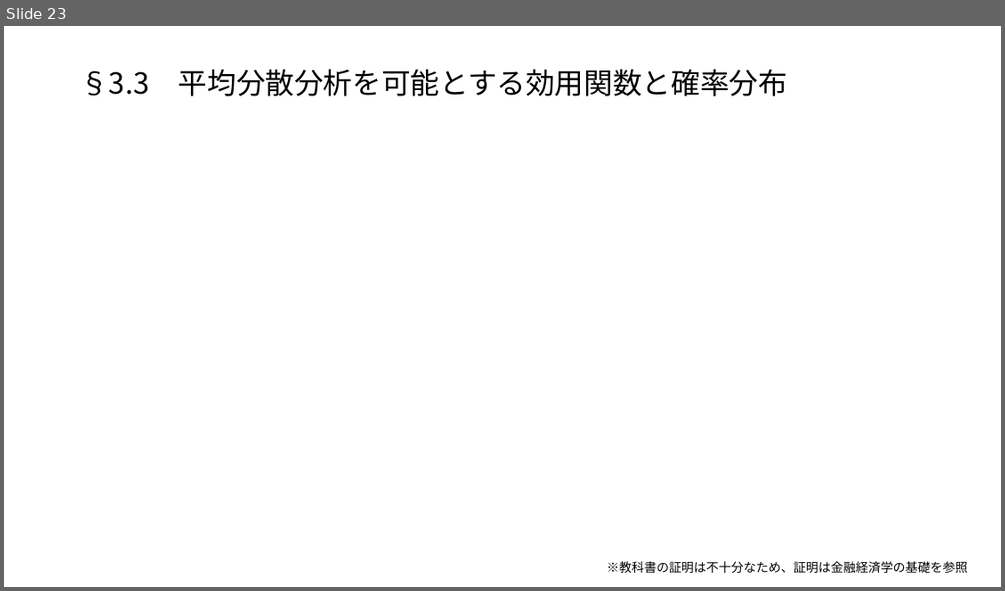
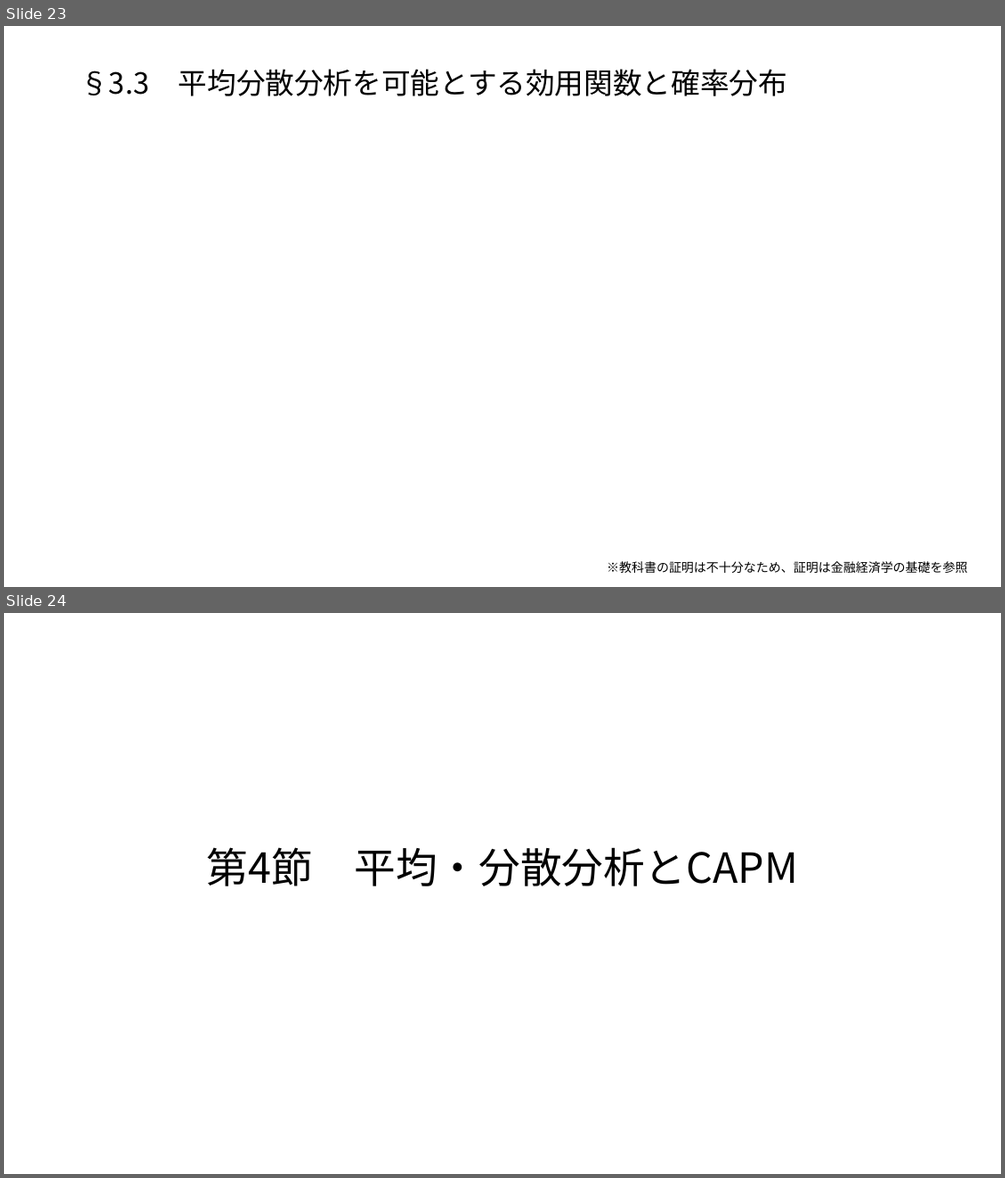
Before and after one commit to macha1811/Long-term-Investment-Theory-and-Practice, a slide deck: 第1章.pptx. Shown one above the other, each under a label of ours: slide 23 before the commit, slides 23 and 24 after it. The pictures are 1005x591 and 1005x1178 pixels, drawn with LibreOffice and Linux fonts; fonts in the diff are those of the drawing; grey boxes stand for pictures. Boxes give left, top, right and bottom in pixels: in the first picture for what was removed or moved away, otherwise in the second. Text is boxed around its words. In the diff, an @@ line names an element or a change of style, - is before the commit and + after.

```diff
--- a/第1章.pptx
+++ b/第1章.pptx
@@ slide 24 added at (x1=4, y1=613, x2=1001, y2=1174), background #FFFFFF @@
@@ title added at (x1=207, y1=847, x2=798, y2=886), 40 pt, text #000000 @@
+第4節 平均・分散分析とCAPM
```
Also in this commit, not shown: 8 other slides added.
